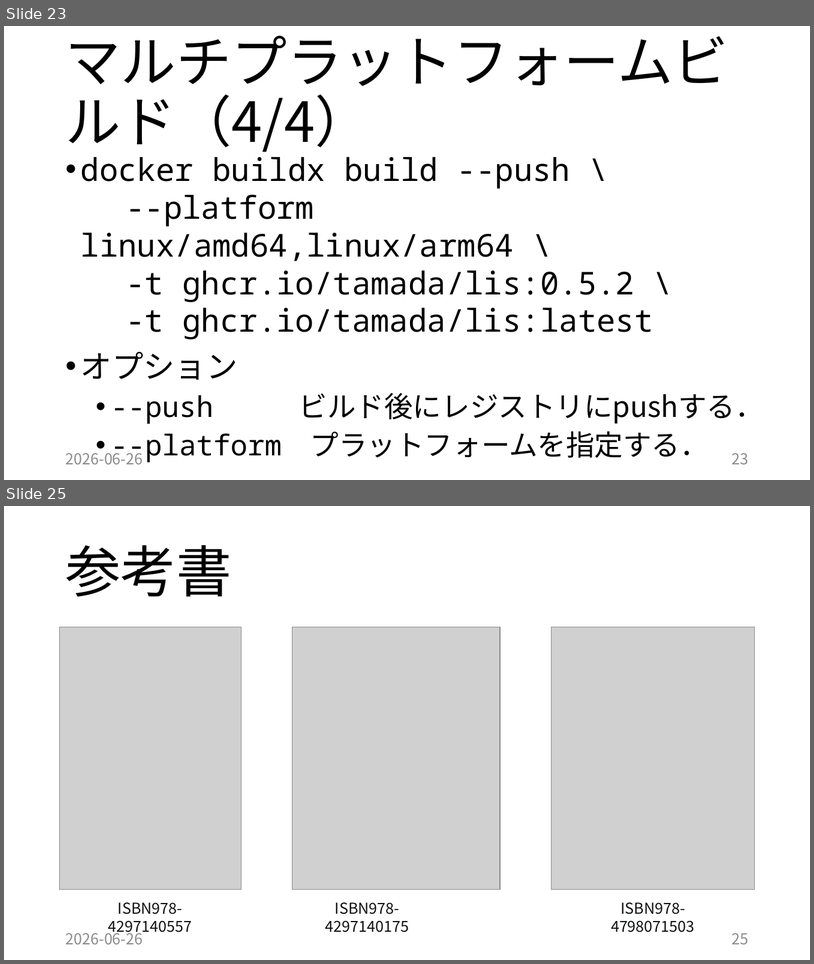
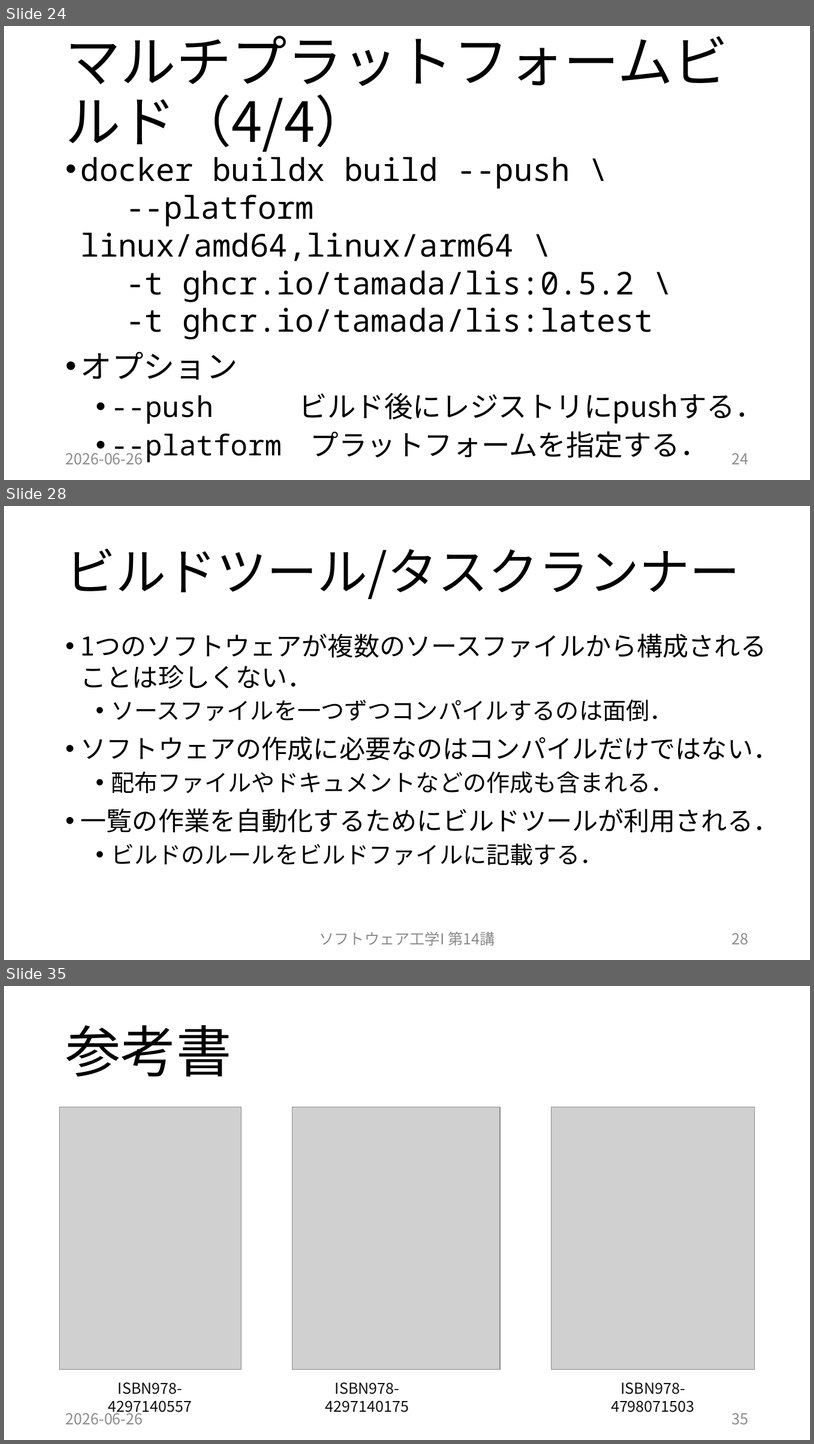
Before and after one commit to tamada/2026empirical, a slide deck: 20260626.pptx. Shown one above the other, each under a label of ours: slides 23 and 25 before the commit, slides 24, 28 and 35 after it; the slides between them are not shown. The pictures are 814x964 and 814x1444 pixels, drawn with LibreOffice and Linux fonts; fonts in the diff are those of the drawing; grey boxes stand for pictures. Boxes give left, top, right and bottom in pixels: in the first picture for what was removed or moved away, otherwise in the second. Text is boxed around its words. In the diff, an @@ line names an element or a change of style, - is before the commit and + after.

```diff
--- a/20260626.pptx
+++ b/20260626.pptx
@@ slide 28 added at bbox=[4, 506, 810, 960], background #FFFFFF @@
@@ title added at bbox=[65, 549, 740, 599], 60 pt, text #000000 @@
+ビルドツール/タスクランナー
@@ text added at bbox=[81, 699, 780, 865], 30.8 pt, text #000000 @@
+• 1つのソフトウェアが複数のソースファイルから構成されることは珍しくない．
+  • ソースファイルを一つずつコンパイルするのは面倒．
+• ソフトウェアの作成に必要なのはコンパイルだけではない．
+  • 配布ファイルやドキュメントなどの作成も含まれる．
+• 一覧の作業を自動化するためにビルドツールが利用される．
+  • ビルドのルールをビルドファイルに記載する．
@@ text added at bbox=[319, 931, 495, 945], 18 pt, text #8C8C8C @@
+ソフトウェア工学I 第14講
@@ page number added at bbox=[732, 933, 749, 944], 18 pt, text #8C8C8C @@
+28
@@ what was slide 23 is now slide 24 @@
@@ page number at bbox=[732, 453, 749, 464]: text changed @@
-23
+24
@@ what was slide 25 is now slide 35 @@
@@ page number at bbox=[732, 1413, 749, 1424]: text changed @@
-25
+35
```
Also in this commit, not shown: 3 slides changed, 10 other slides added, 1 slide removed, 16 other files.
